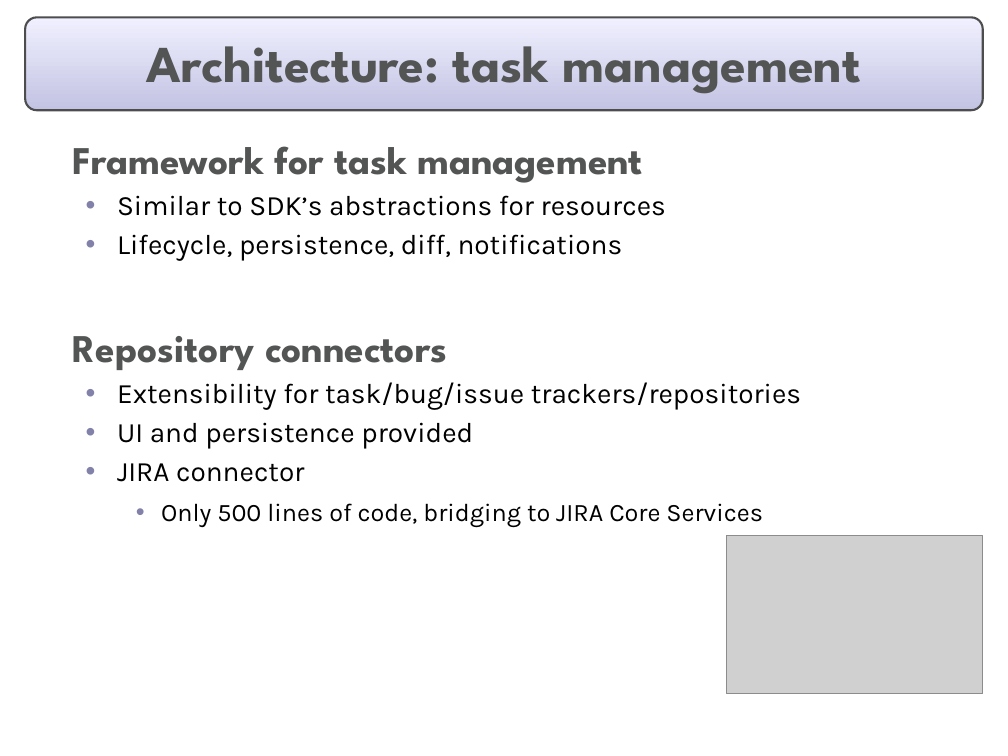
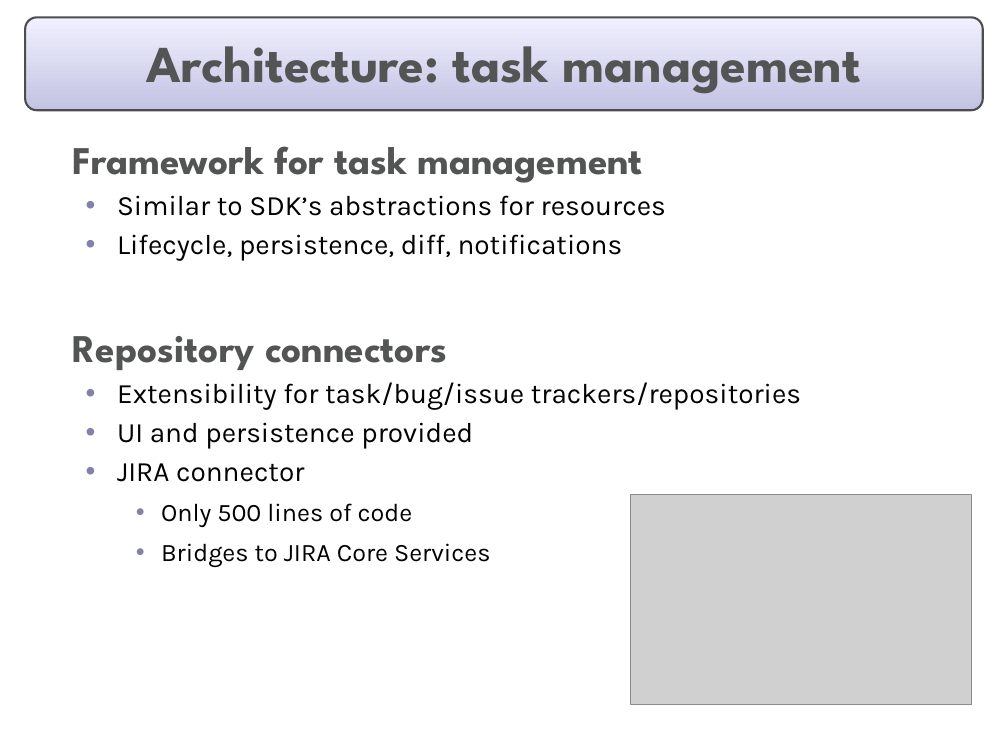
Before and after one commit to eclipse-mylyn/mylyn-website, a slide deck: slide 16 of publications/2006-03-mylar-eclipsecon.ppt. Drawn at 1008x756 pixels with LibreOffice and Linux fonts; fonts in the diff are those of the drawing; grey boxes stand for pictures. Boxes give left, top, right and bottom in pixels: in the first picture for what was removed or moved away, otherwise in the second. Text is boxed around its words. In the diff, an @@ line names an element or a change of style, - is before the commit and + after.

```diff
--- a/publications/2006-03-mylar-eclipsecon.ppt
+++ b/publications/2006-03-mylar-eclipsecon.ppt
@@ text at (161,503,491,567): text changed @@
-    • Only 500 lines of code, bridging to JIRA Core Services
+    • Only 500 lines of code
+    • Bridges to JIRA Core Services
@@ picture: place and size @@
-picture at (726,535,983,694)
+picture at (630,494,971,704)
```
Also in this commit, not shown: 14 other slides changed.
